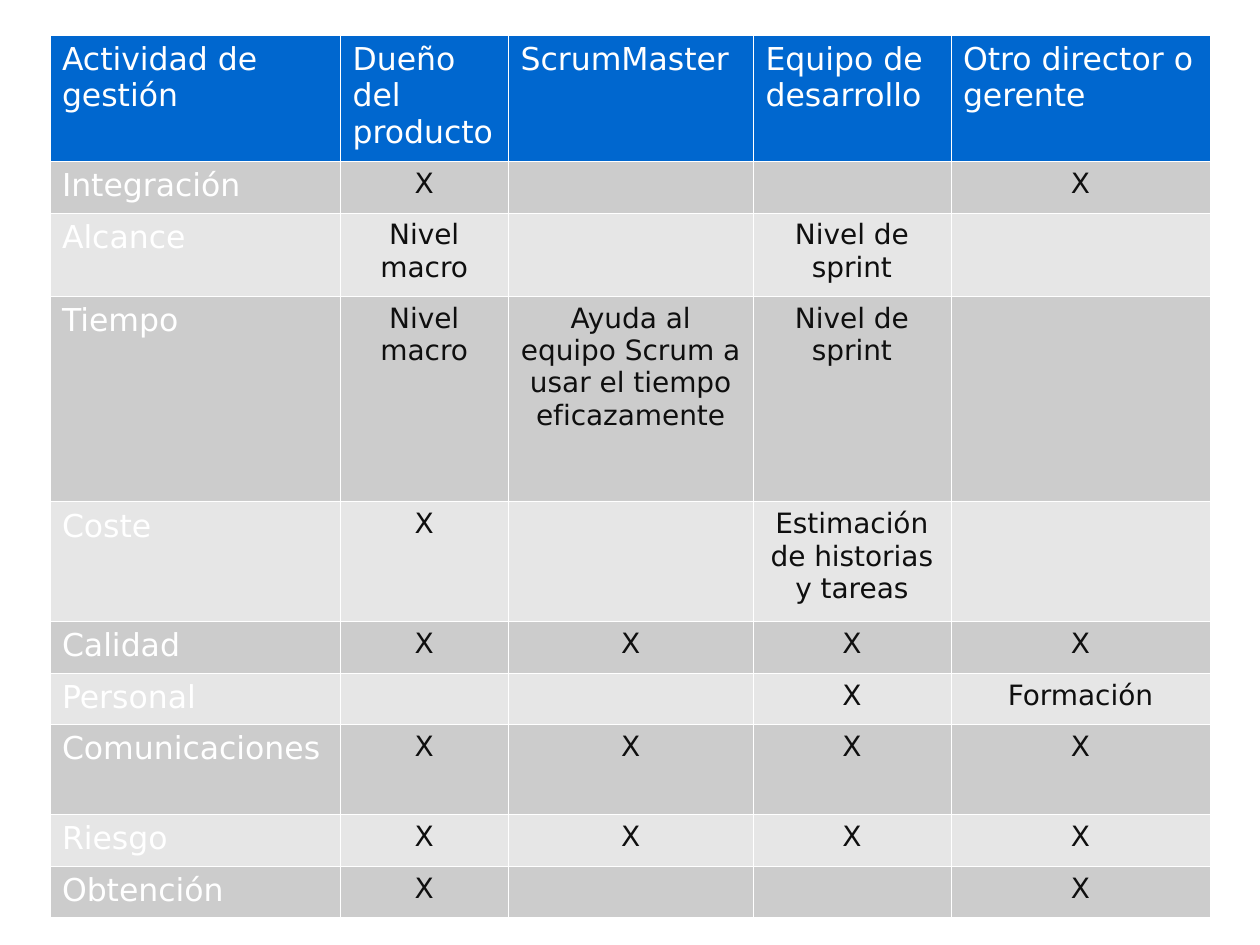
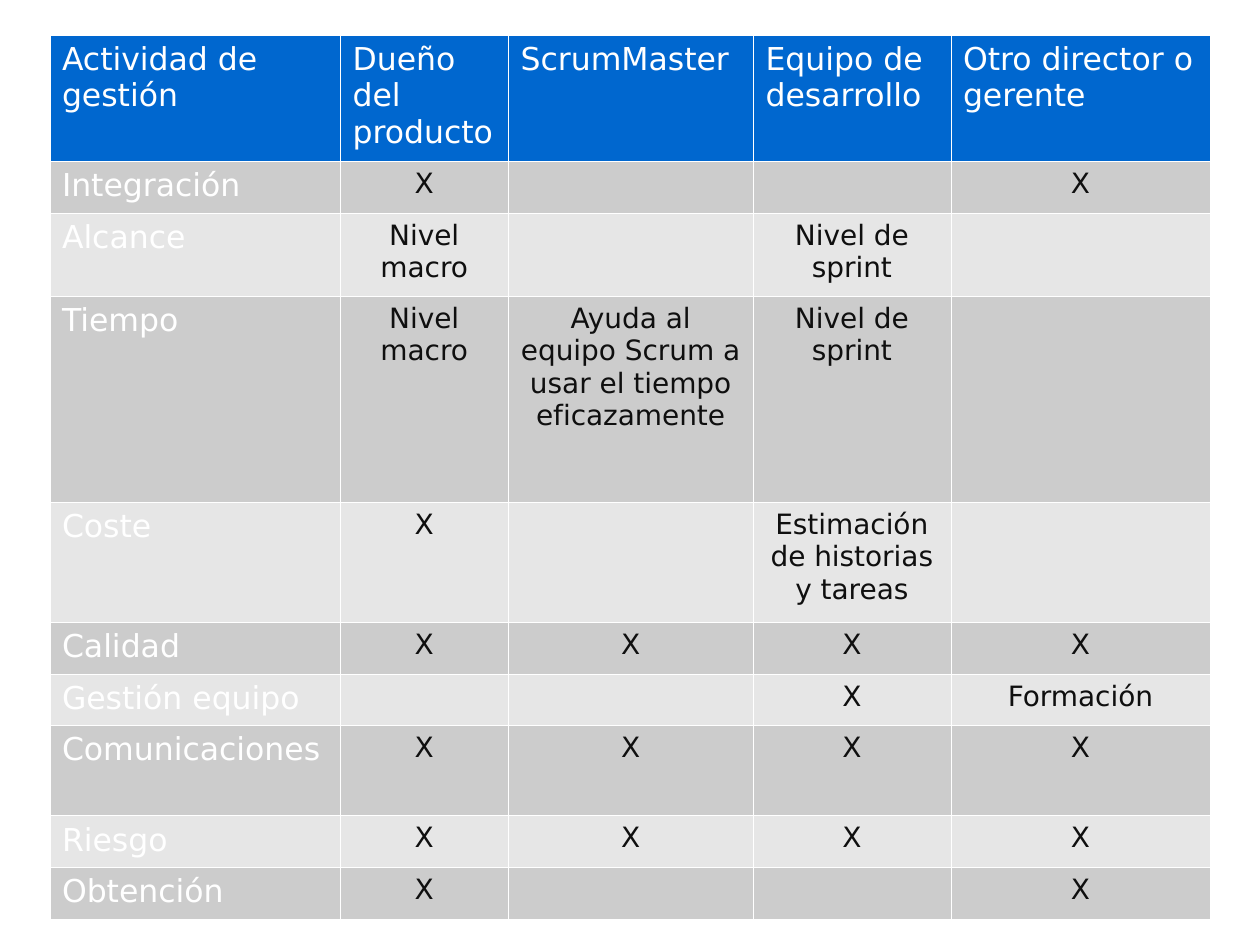
Before and after one commit to UNIZAR-30248-GeProSoft/scrum-slides, a slide deck: slide 43 of 7i_GPS-S09-Scrum-RolesEnDetalle.odp (slide 46 before the commit). Drawn at 1260x945 pixels with LibreOffice and Linux fonts; fonts in the diff are those of the drawing. Boxes give left, top, right and bottom in pixels: in the first picture for what was removed or moved away, otherwise in the second. Text is boxed around its words. In the diff, an @@ line names an element or a change of style, - is before the commit and + after.

```diff
--- a/7i_GPS-S09-Scrum-RolesEnDetalle.odp
+++ b/7i_GPS-S09-Scrum-RolesEnDetalle.odp
@@ table at (49, 35, 1210, 920) @@
-row 7, column 1: Personal
+row 7, column 1: Gestión equipo
```
Also in this commit, not shown: 16 other slides changed, 4 slides removed.
